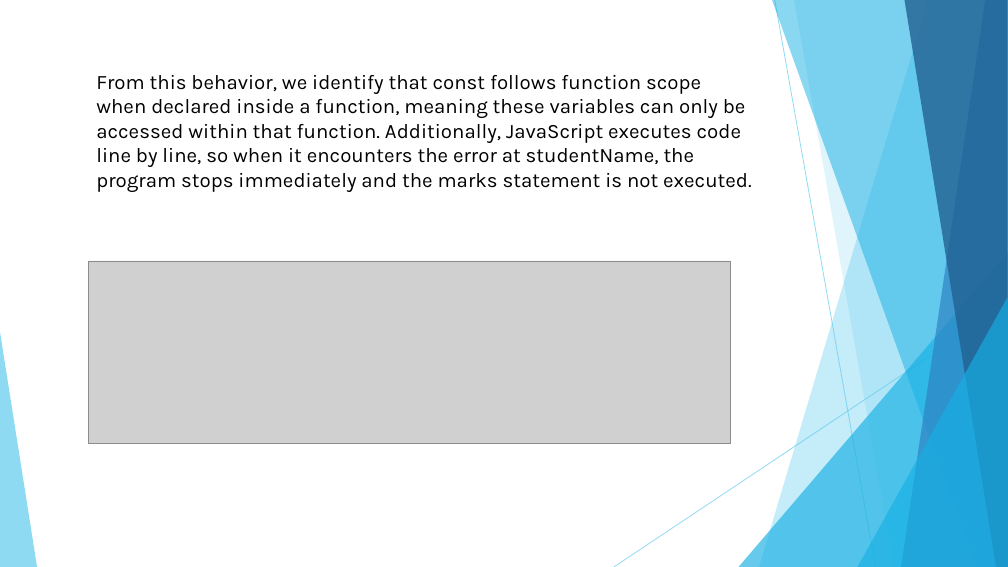
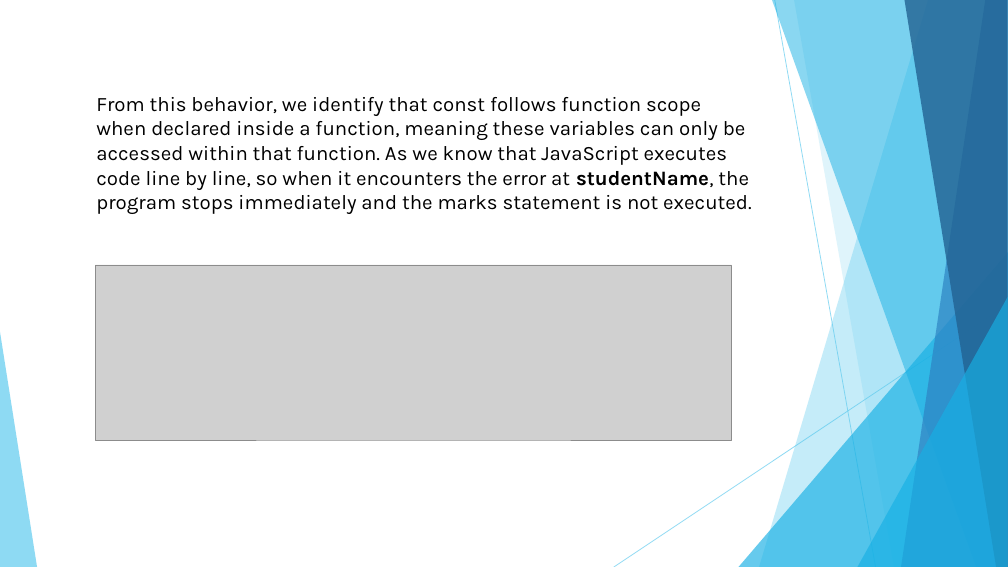
Before and after one commit to romaisa-99/Internship, a slide deck: slide 17 of Day 7/Scope and Its types.pptx. Drawn at 1008x567 pixels with LibreOffice and Linux fonts; fonts in the diff are those of the drawing; grey boxes stand for pictures. Boxes give left, top, right and bottom in pixels: in the first picture for what was removed or moved away, otherwise in the second. Text is boxed around its words. In the diff, an @@ line names an element or a change of style, - is before the commit and + after.

```diff
--- a/Day 7/Scope and Its types.pptx
+++ b/Day 7/Scope and Its types.pptx
@@ text at box(96, 97, 752, 214): text changed @@
-From this behavior, we identify that const follows function scope when declared inside a function, meaning these variables can only be accessed within that function. Additionally, JavaScript executes code line by line, so when it encounters the error at studentName, the program stops immediately and the marks statement is not executed.
+From this behavior, we identify that const follows function scope when declared inside a function, meaning these variables can only be accessed within that function. As we know that JavaScript executes code line by line, so when it encounters the error at studentName, the program stops immediately and the marks statement is not executed.
@@ picture: place and size @@
-picture at box(89, 261, 731, 444)
+picture at box(95, 265, 731, 441)
```
Also in this commit, not shown: 5 other slides changed, 1 slide added, 6 other files.
